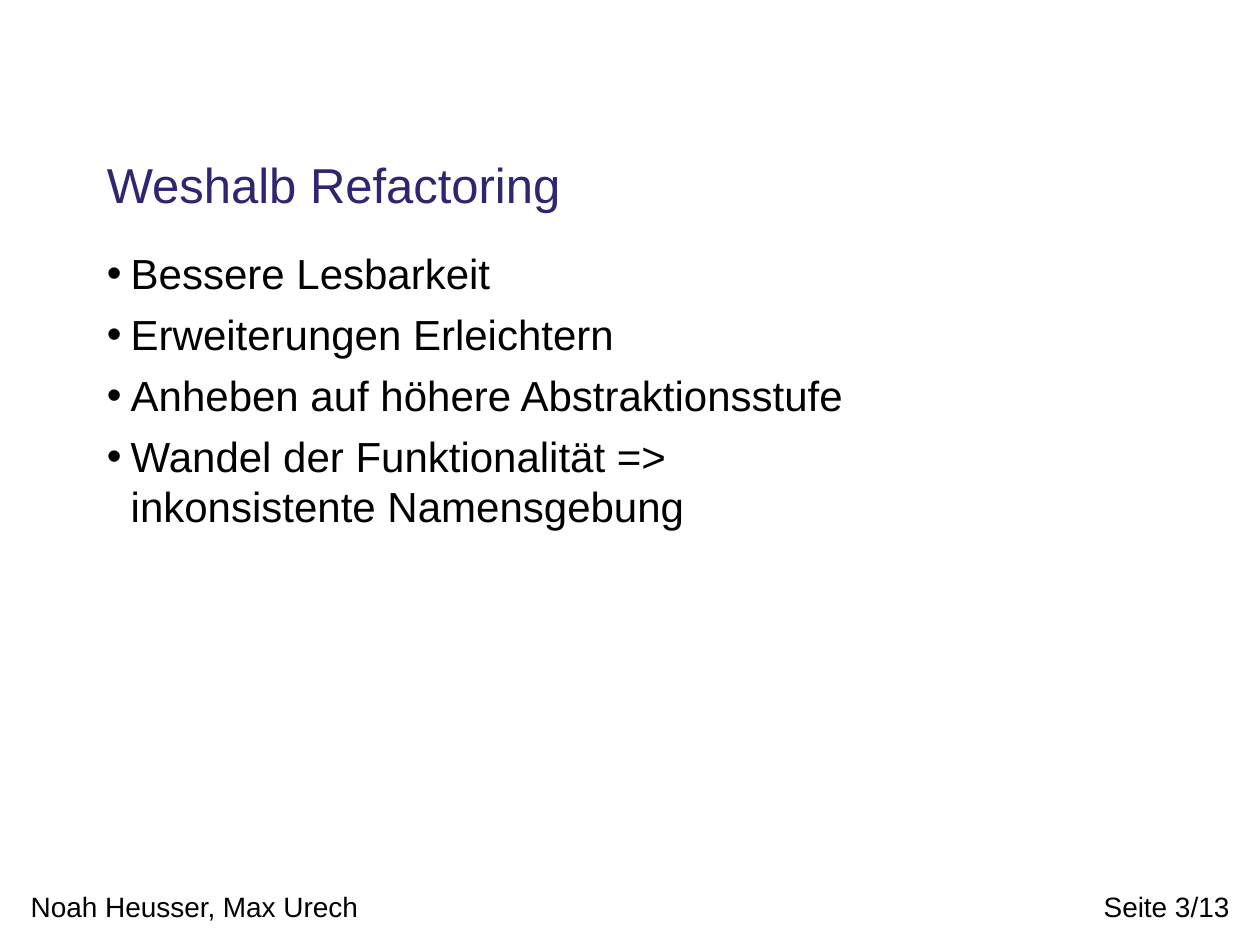
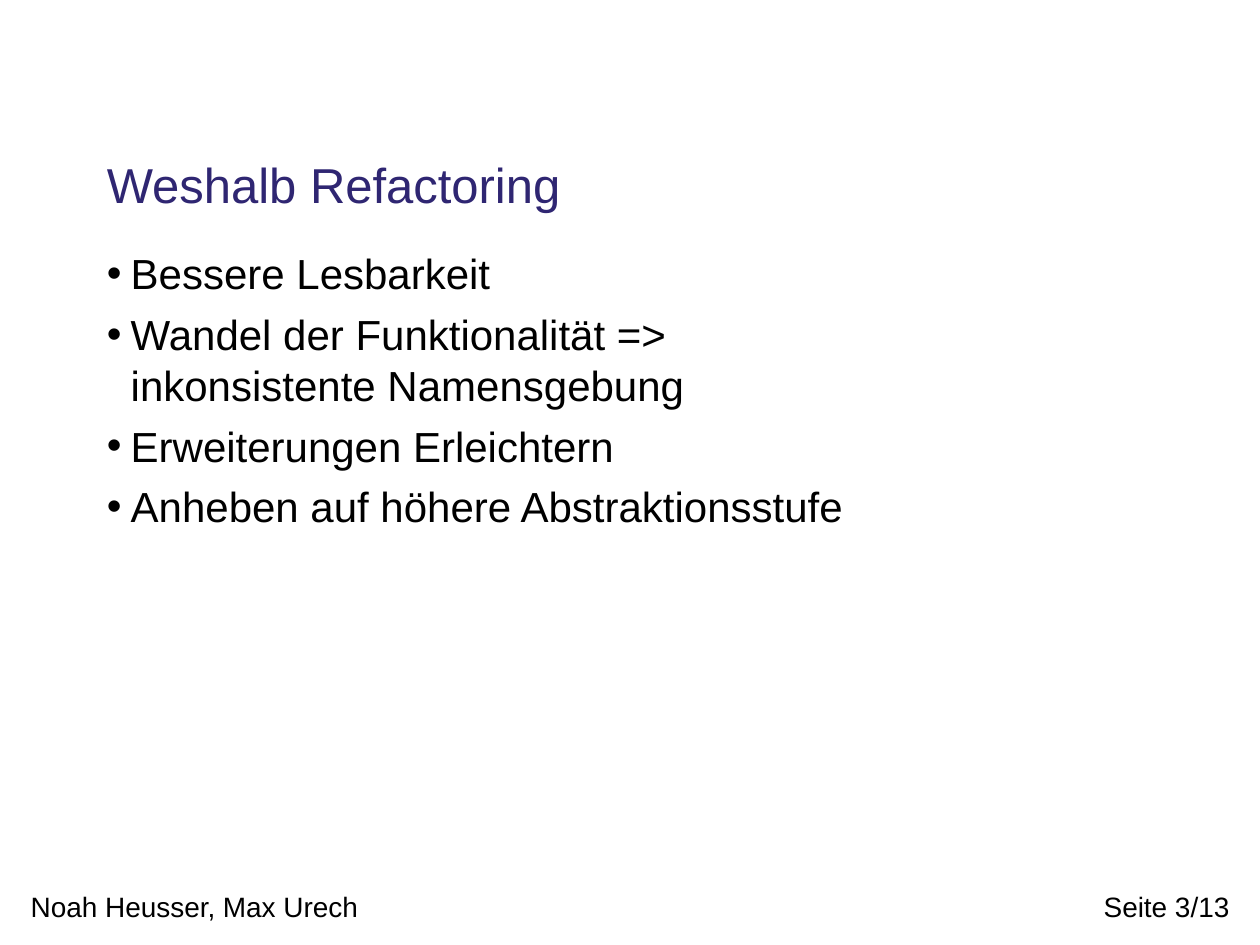
Before and after one commit to phsommer/yeti, a slide deck: slide 3 of TinyOS Refactoring/doc/presentation.odp. Drawn at 1260x945 pixels with LibreOffice and Linux fonts; fonts in the diff are those of the drawing; background and template pictures are left out. Boxes give left, top, right and bottom in pixels: in the first picture for what was removed or moved away, otherwise in the second. Text is boxed around its words. In the diff, an @@ line names an element or a change of style, - is before the commit and + after.

```diff
--- a/TinyOS Refactoring/doc/presentation.odp
+++ b/TinyOS Refactoring/doc/presentation.odp
@@ text at [131,319,684,409]: paragraph added @@
+• Wandel der Funktionalität =>
+  inkonsistente Namensgebung
@@ text at [131,441,684,531]: paragraph removed @@
-• Wandel der Funktionalität =>
-  inkonsistente Namensgebung
```
Also in this commit, not shown: 1 other slide changed.
